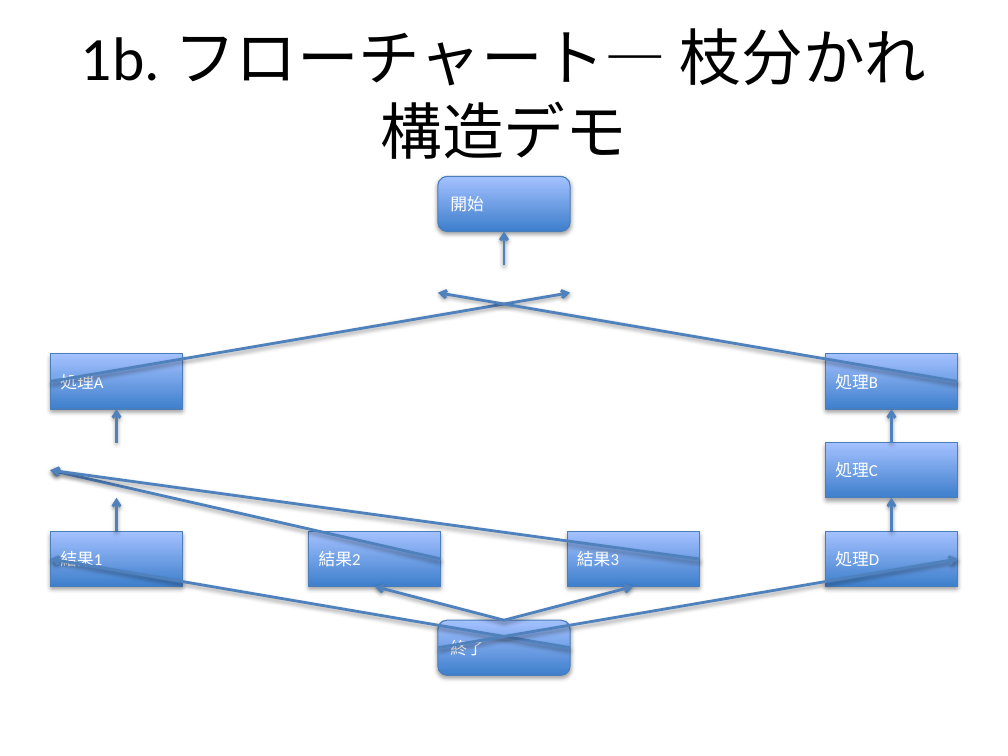
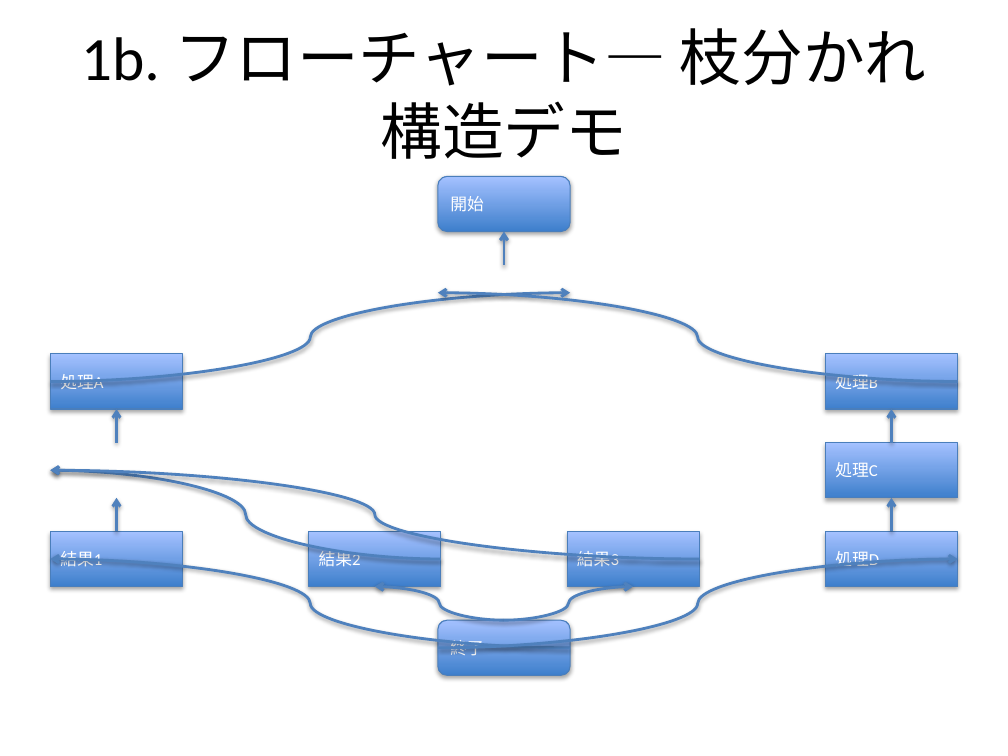
Before and after one commit to notfolder/qmd_to_pptx, a slide deck: slide 14 of demo_full.pptx. Drawn at 1008x756 pixels with LibreOffice and Linux fonts; fonts in the diff are those of the drawing. Boxes give left, top, right and bottom in pixels: in the first picture for what was removed or moved away, otherwise in the second. Text is boxed around its words. In the diff, an @@ line names an element or a change of style, - is before the commit and + after.

```diff
--- a/demo_full.pptx
+++ b/demo_full.pptx
@@ arrow (571, 292) - (50, 381): arrow to curved arrow; route changed @@
@@ arrow (437, 292) - (958, 381): arrow to curved arrow; route changed @@
@@ arrow (50, 471) - (440, 559): arrow to curved arrow; route changed @@
@@ arrow (50, 471) - (700, 559): arrow to curved arrow; route changed @@
@@ arrow (50, 559) - (571, 648): arrow to curved arrow; route changed @@
@@ arrow (958, 559) - (437, 648): arrow to curved arrow; route changed @@
@@ arrow (375, 587) - (504, 620): arrow to curved arrow; route changed @@
@@ arrow (633, 587) - (504, 620): arrow to curved arrow; route changed @@
```
Also in this commit, not shown: 7 other slides changed, 3 other files.
